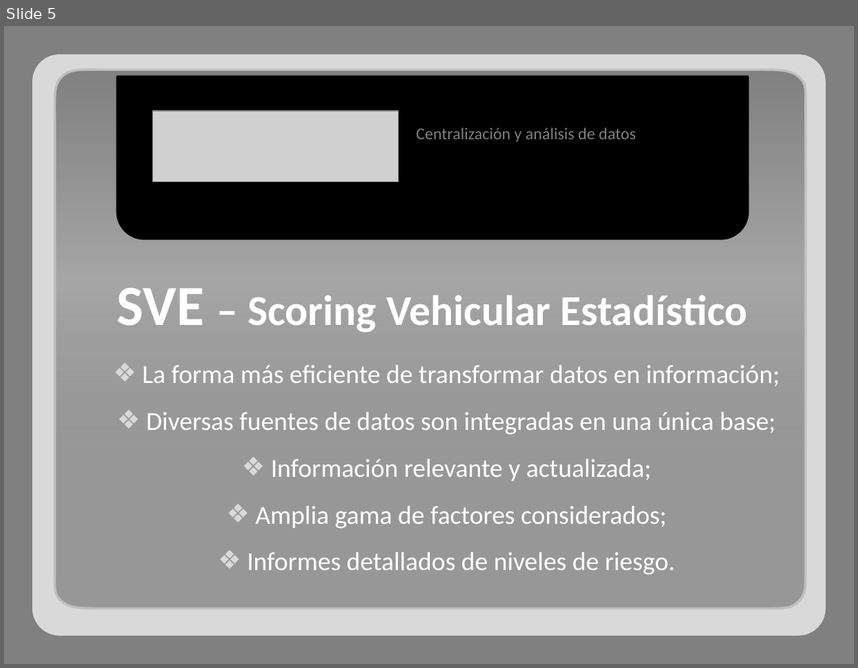
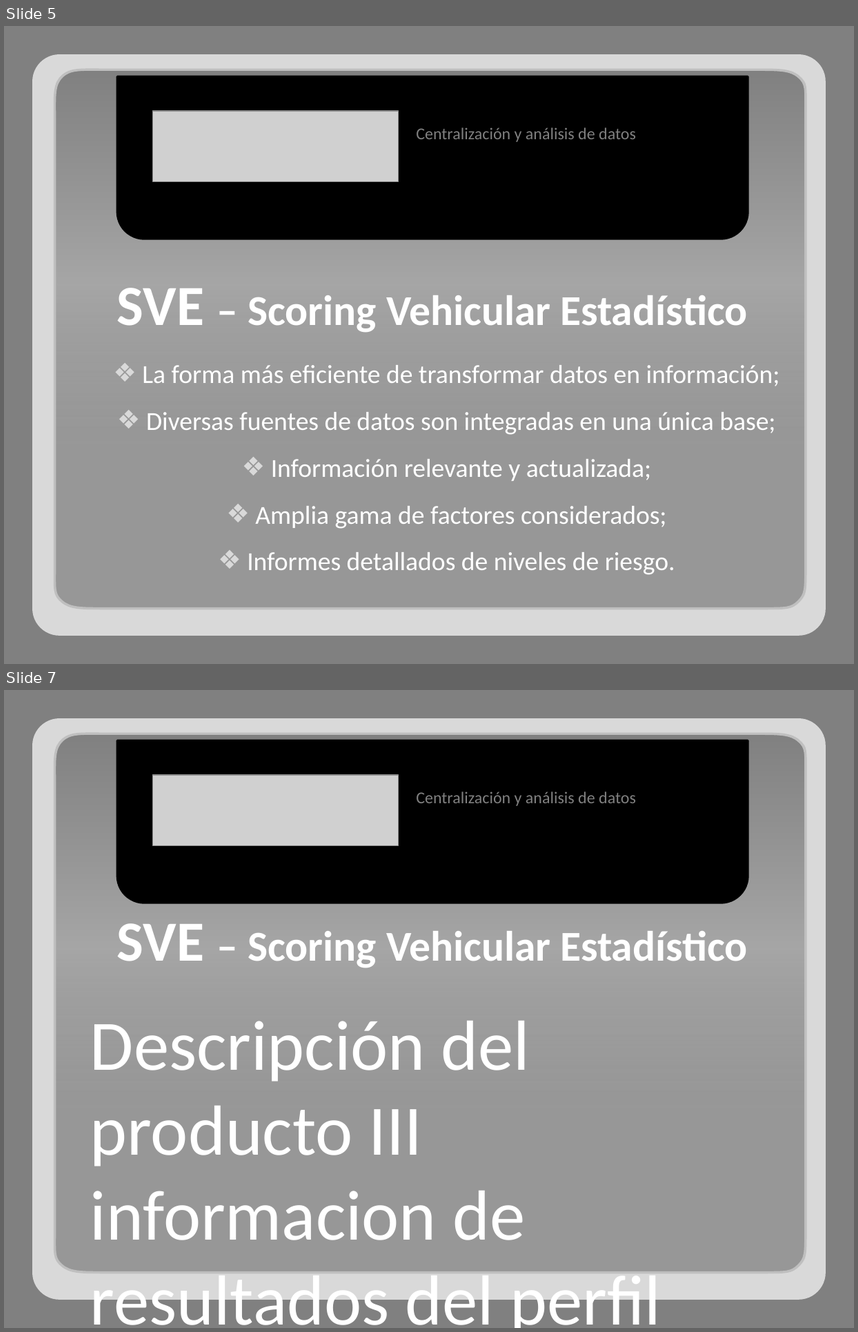
Before and after one commit to adrianachelotti/tallerdesarrollo1ero2011, a slide deck: Presentacion/Comercial/Presentacion Comercial.pptx. Shown one above the other, each under a label of ours: slide 5 before the commit, slides 5 and 7 after it; the slides between them are not shown. The pictures are 858x668 and 858x1332 pixels, drawn with LibreOffice and Linux fonts; fonts in the diff are those of the drawing; grey boxes stand for pictures. Boxes give left, top, right and bottom in pixels: in the first picture for what was removed or moved away, otherwise in the second. Text is boxed around its words. In the diff, an @@ line names an element or a change of style, - is before the commit and + after.

```diff
--- a/Presentacion/Comercial/Presentacion Comercial.pptx
+++ b/Presentacion/Comercial/Presentacion Comercial.pptx
@@ slide 7 added at (4,690,854,1328), background #808080 @@
@@ freeform shape added at (53,733,806,1272), fill gradient #808080 to #A6A6A6, outline #BFBFBF 2 pt @@
@@ round same rect added at (117,741,748,903), fill #000000, outline #000000 2 pt @@
@@ picture added at (153,775,399,845) @@
@@ text added at (416,791,636,806), 14 pt, text #808080 @@
+Centralización y análisis de datos
@@ text added at (117,923,747,967), 36 pt, text #FFFFFF, bold @@
+SVE – Scoring Vehicular Estadístico
@@ text added at (90,1021,661,1328), 60 pt, text #FFFFFF @@
+Descripción del producto III informacion de resultados del perfil generado
@@ group added at (32,718,826,1299): 5 rounded rectangles @@
```
Also in this commit, not shown: 2 slides changed, 3 other slides added.
